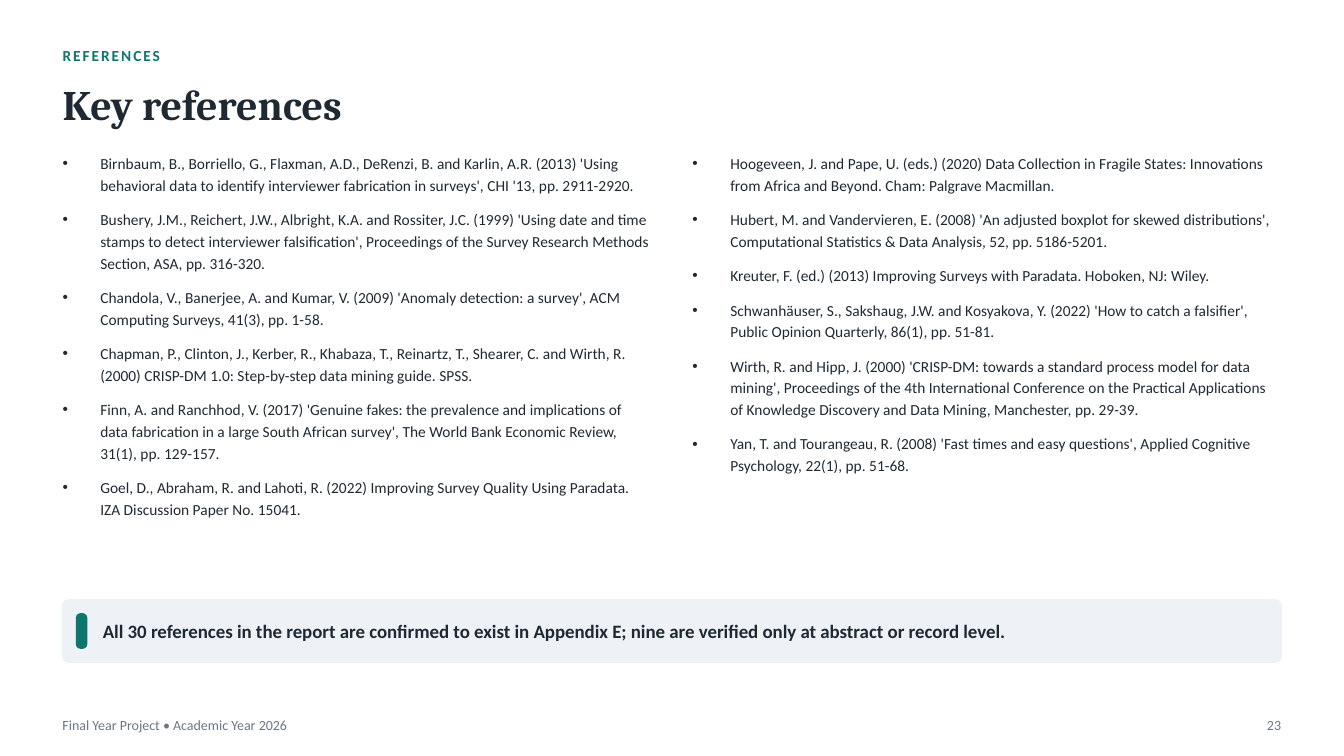
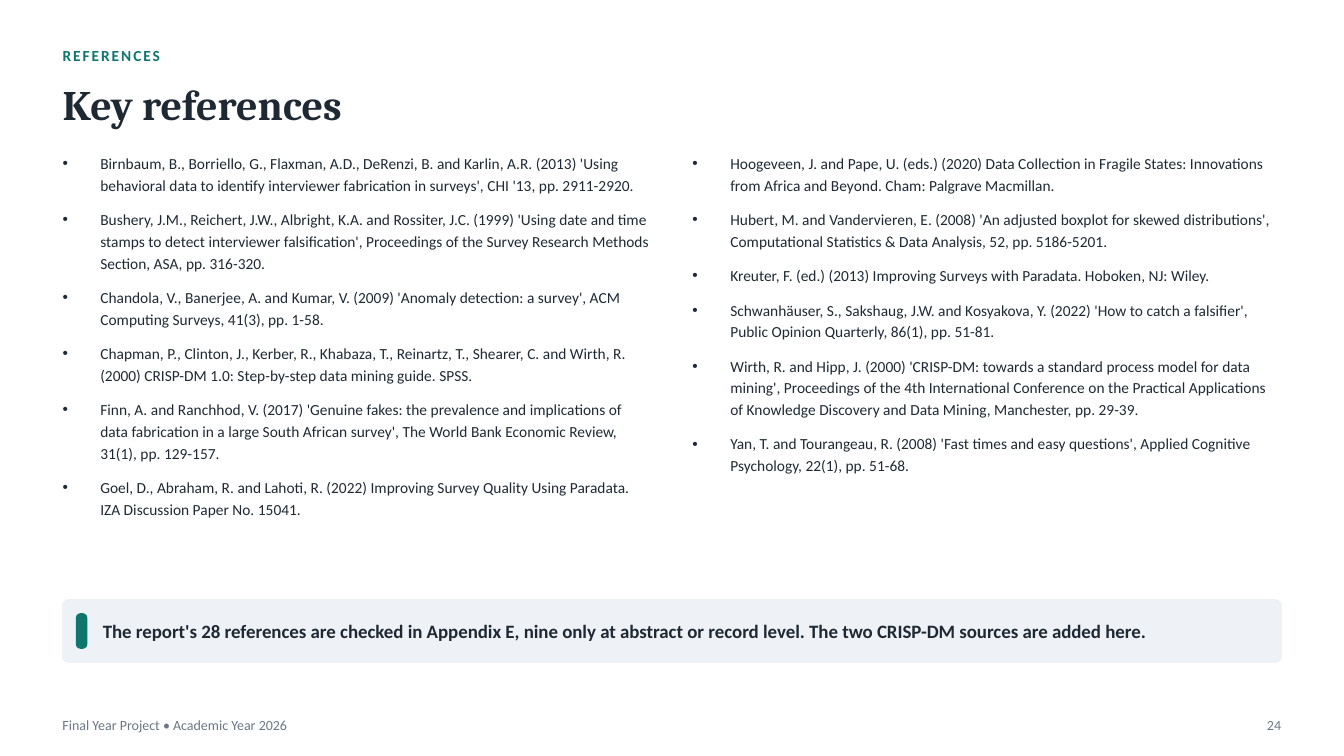
Before and after one commit to Samuelkaoma-eng/SKACE-TIME-DATA, a slide deck: slide 24 of docs/deliverables/Kaoma_Paradata_Presentation.pptx (slide 23 before the commit). Drawn at 1344x756 pixels with LibreOffice and Linux fonts; fonts in the diff are those of the drawing. Boxes give left, top, right and bottom in pixels: in the first picture for what was removed or moved away, otherwise in the second. Text is boxed around its words. In the diff, an @@ line names an element or a change of style, - is before the commit and + after.

```diff
--- a/docs/deliverables/Kaoma_Paradata_Presentation.pptx
+++ b/docs/deliverables/Kaoma_Paradata_Presentation.pptx
@@ text at bbox=[103, 624, 1146, 641]: text changed @@
-All 30 references in the report are confirmed to exist in Appendix E; nine are verified only at abstract or record level.
+The report's 28 references are checked in Appendix E, nine only at abstract or record level. The two CRISP-DM sources are added here.
@@ page number at bbox=[1267, 721, 1281, 730]: text changed @@
-23
+24
```
Also in this commit, not shown: 2 other slides changed, 1 slide added, 1 other file.
